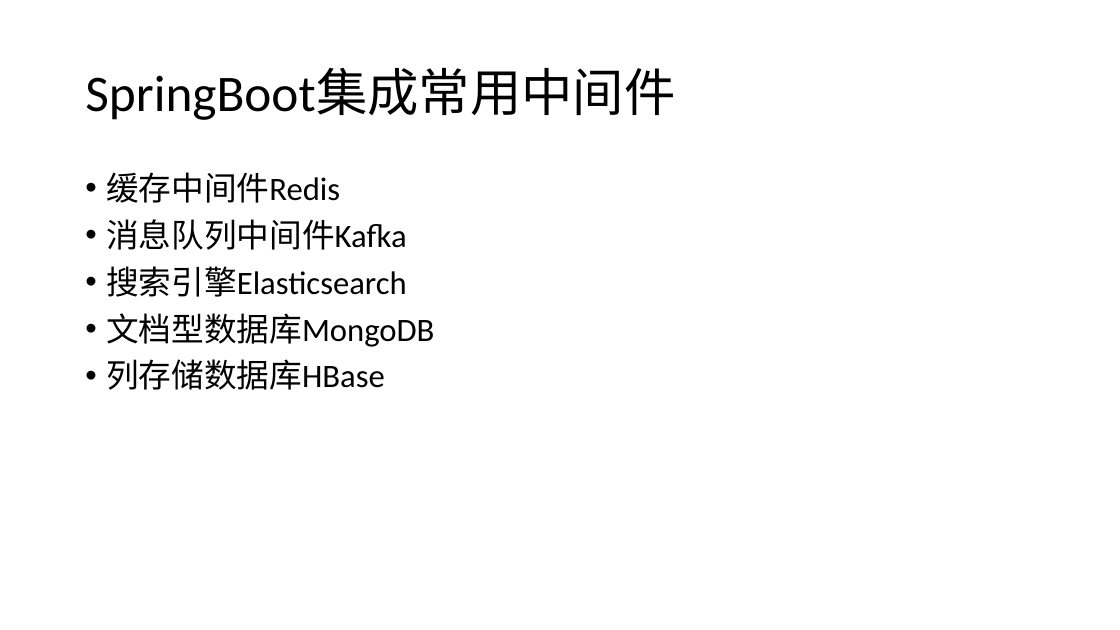
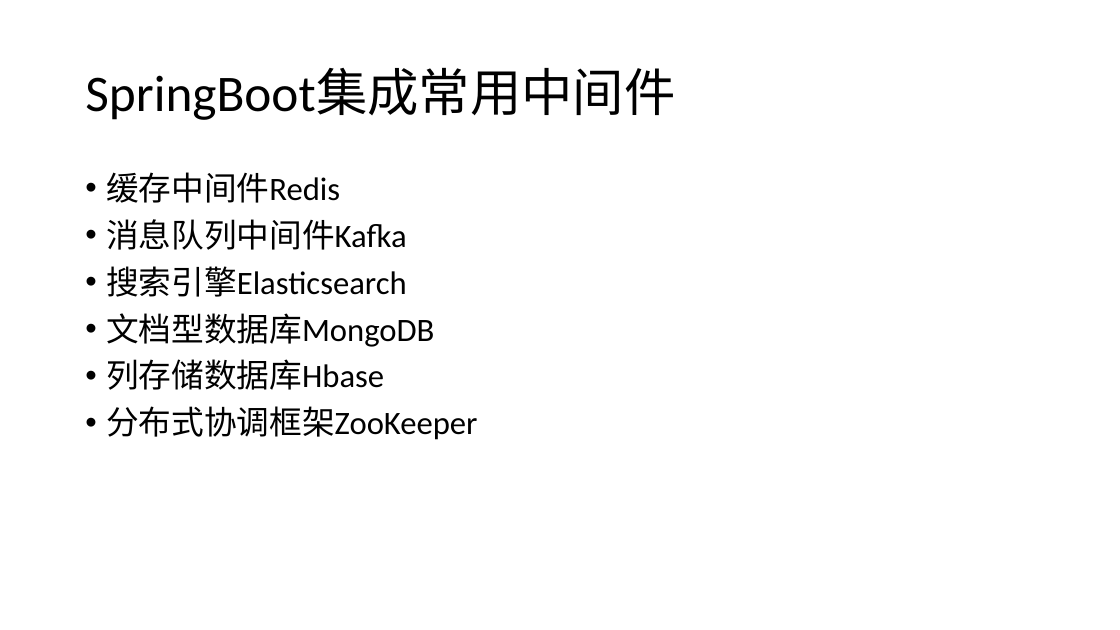
Before and after one commit to airuitian/MicroService, a slide deck: slide 5 of springboot/SpringBoot-1.pptx. Drawn at 1120x630 pixels with LibreOffice and Linux fonts; fonts in the diff are those of the drawing. Boxes give left, top, right and bottom in pixels: in the first picture for what was removed or moved away, otherwise in the second. Text is boxed around its words. In the diff, an @@ line names an element or a change of style, - is before the commit and + after.

```diff
--- a/springboot/SpringBoot-1.pptx
+++ b/springboot/SpringBoot-1.pptx
@@ text at bbox=[106, 359, 477, 440]: text changed @@
-• 列存储数据库HBase
+• 列存储数据库Hbase
+• 分布式协调框架ZooKeeper
```
Also in this commit, not shown: 4 other slides changed, 8 slides added, 12 other files.
